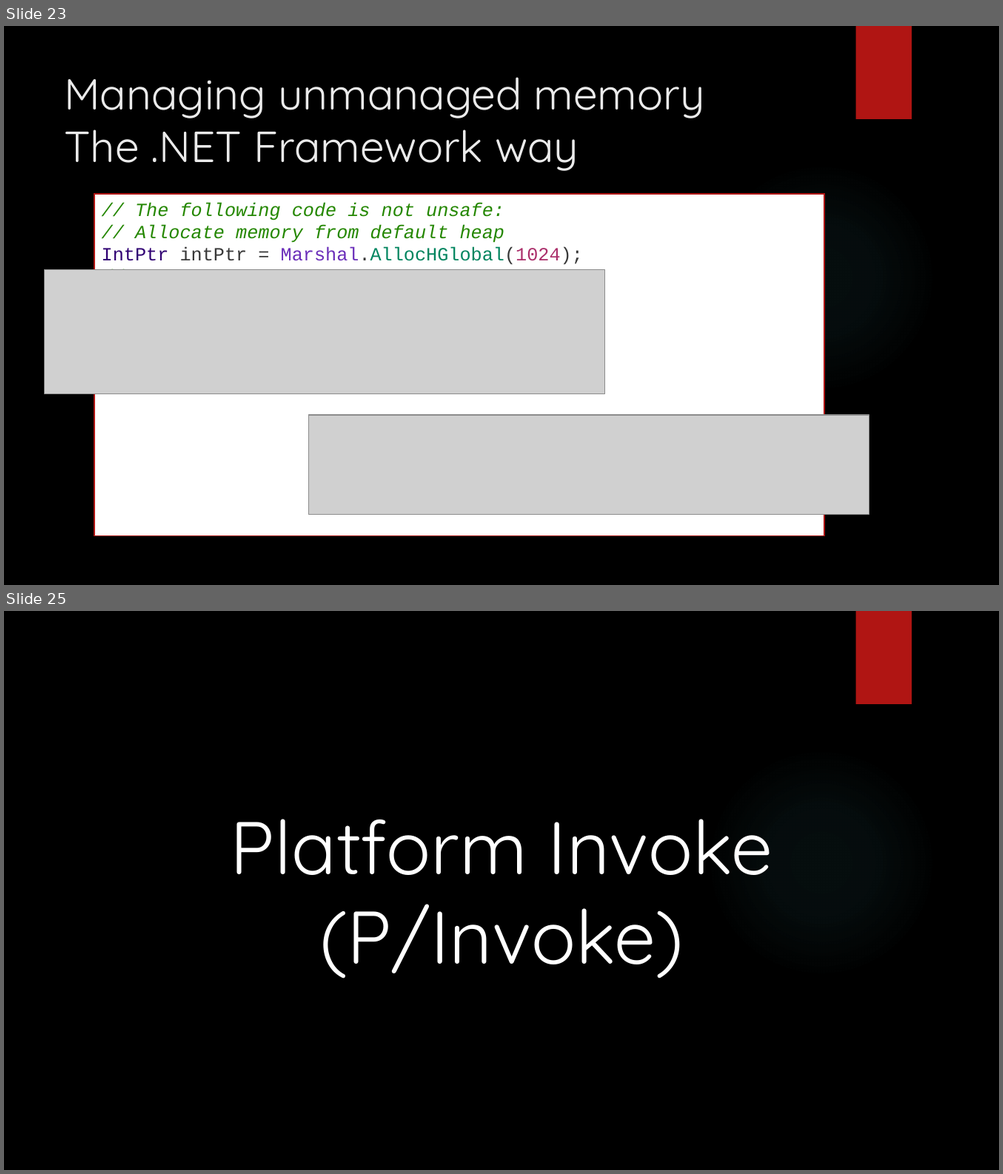
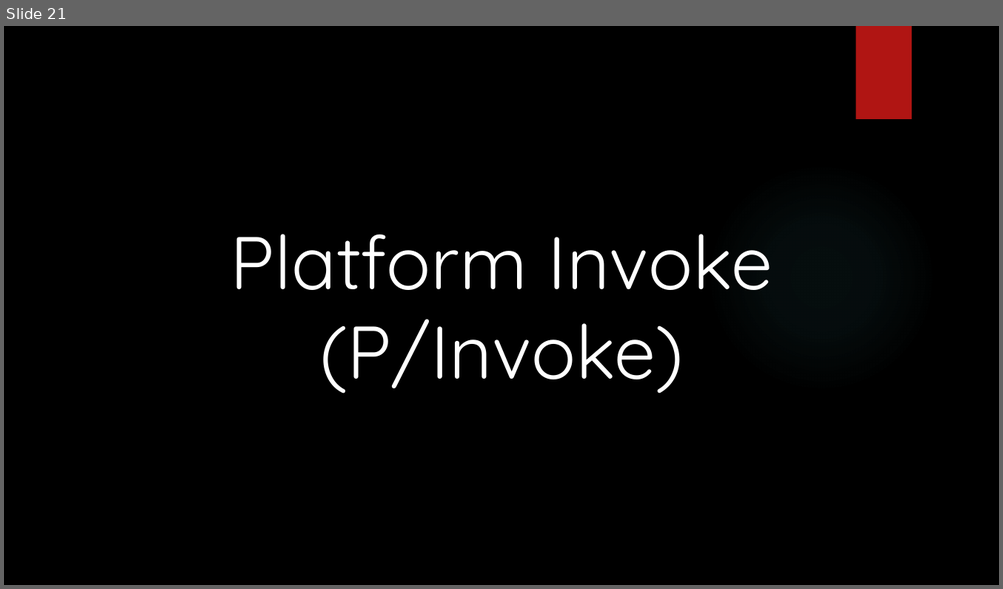
Before and after one commit to dennisdietrich/UnsafeCSharp, a slide deck: doc/Introduction to unsafe C#.pptx. Shown one above the other, each under a label of ours: slides 23 and 25 before the commit, slide 21 after it; the slides between them are not shown. The pictures are 1003x1174 and 1003x589 pixels, drawn with LibreOffice and Linux fonts; fonts in the diff are those of the drawing; grey boxes stand for pictures; background and template pictures are left out. Boxes give left, top, right and bottom in pixels: in the first picture for what was removed or moved away, otherwise in the second. Text is boxed around its words. In the diff, an @@ line names an element or a change of style, - is before the commit and + after.

```diff
--- a/doc/Introduction to unsafe C#.pptx
+++ b/doc/Introduction to unsafe C#.pptx
@@ slide 23 removed at (4,26,999,585), background picture (left out); not listed: 2 template elements that a slide beside it also shows @@
@@ title removed at (64,77,705,171) @@
-Managing unmanaged memory
-The .NET Framework way
@@ rectangle removed at (94,194,824,537) @@
-// The following code is not unsafe:
-// Allocate memory from default heap
-IntPtr intPtr = Marshal.AllocHGlobal(1024);
-// Free memory
-Marshal.FreeHGlobal(intPtr);
@@ picture removed at (44,270,606,394) @@
@@ picture removed at (308,415,869,515) @@
@@ what was slide 25 is now slide 21 @@
```
Also in this commit, not shown: 9 slides changed, 2 other slides removed, 2 other files.
